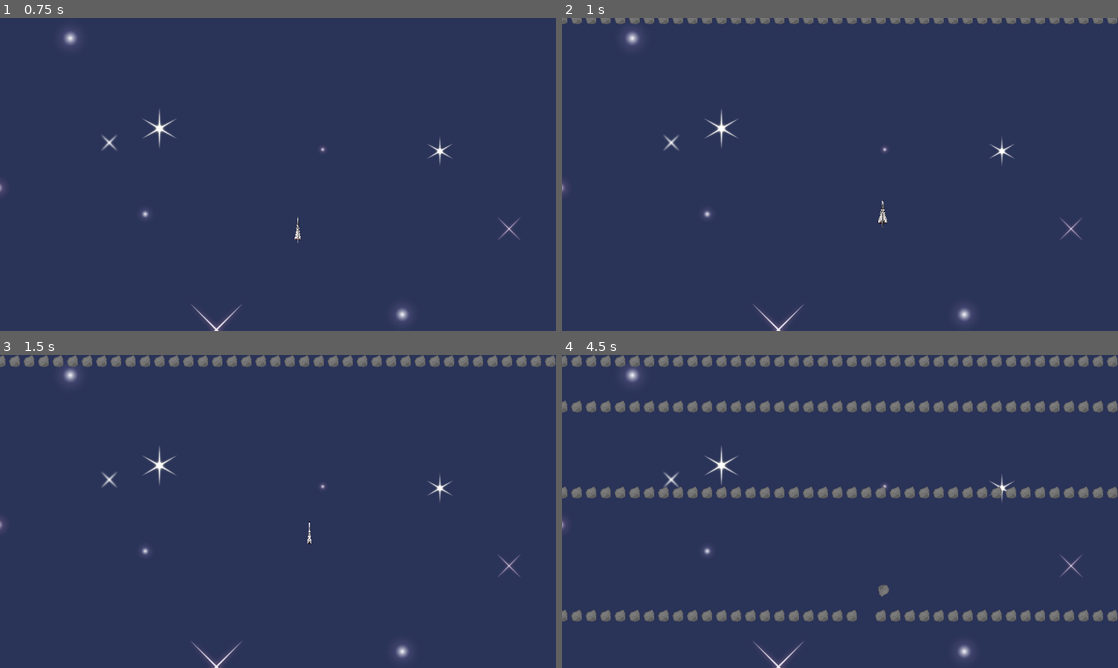
Above: before the commit, frames 1-4 (two rows, left to right).
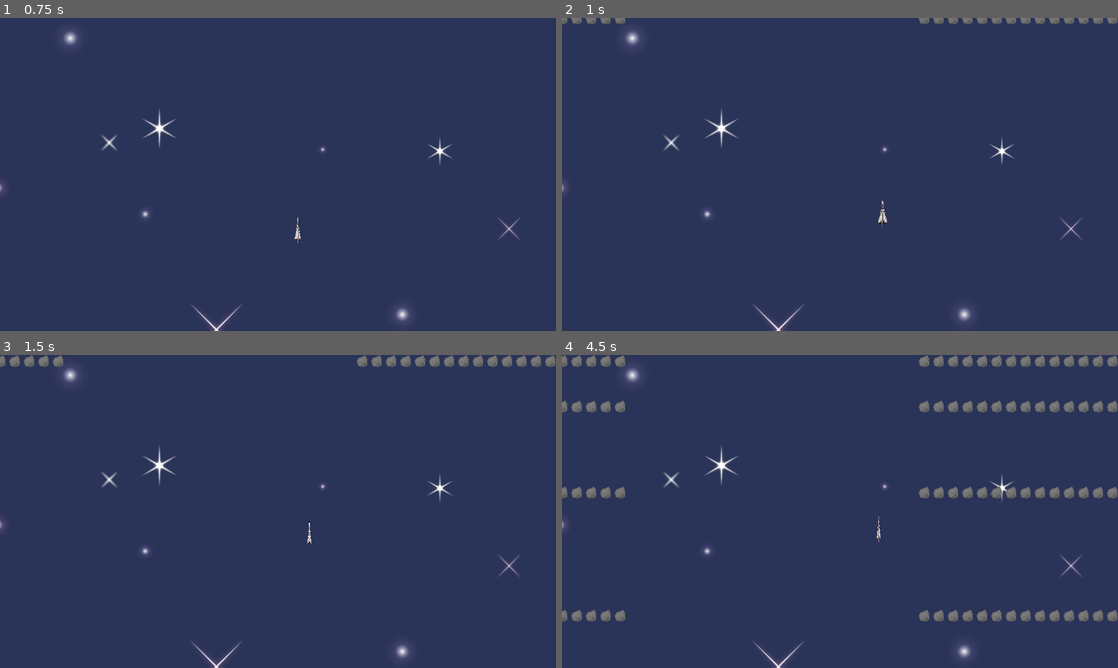
Above: after the commit, the same moments.

Repository: Joel-Singh/a-plain-catastrophe
Game: Godot game, scene res://scenes/levels/level1/level1.tscn
Same seed, same stepped clock (60 frames per second), same inputs: the game is played once before the commit and once after it.
Inputs (mouse positions are in pixels of both pictures, inside the frame that each line leads up to):
- Up to frame 1 (0.75 s): move the mouse to (400, 158) at 0.52 s
- Up to frame 2 (1 s): no input
- Up to frame 3 (1.5 s): move the mouse to (166, 527) at 1.27 s
- Up to frame 4 (4.5 s): move the mouse to (895, 442) at 2.02 s; move the mouse to (812, 574) at 2.77 s; move the mouse to (1006, 558) at 3.52 s; move the mouse to (673, 464) at 4.27 s

Frame 1 is identical in both runs. In frame 2, 0.6% of the frame differs, in the area x 12-64%, y 0-2%; in frame 3, 1.1%; in frame 4, 4.4%, in the area x 12-64%, y 0-86%.

Commit message:
Have hole in obstacle spawning in level1

Diff:
--- a/scenes/levels/level1/spawnObstacles.gd
+++ b/scenes/levels/level1/spawnObstacles.gd
@@ -21,5 +21,14 @@
     newObstacle.position.x = positionX
     obstacles.append(newObstacle)
 
+  obstacles = makeOpening(obstacles, { 'size': 20, 'starting': 5})
   for obstacle in obstacles:
     get_parent().add_child(obstacle)
+
+func makeOpening(array, opts) -> Array:
+  array = array.duplicate()
+  var size = opts.size
+  var starting = opts.starting
+  for n in range(size):
+    array.remove_at(starting)
+  return array
